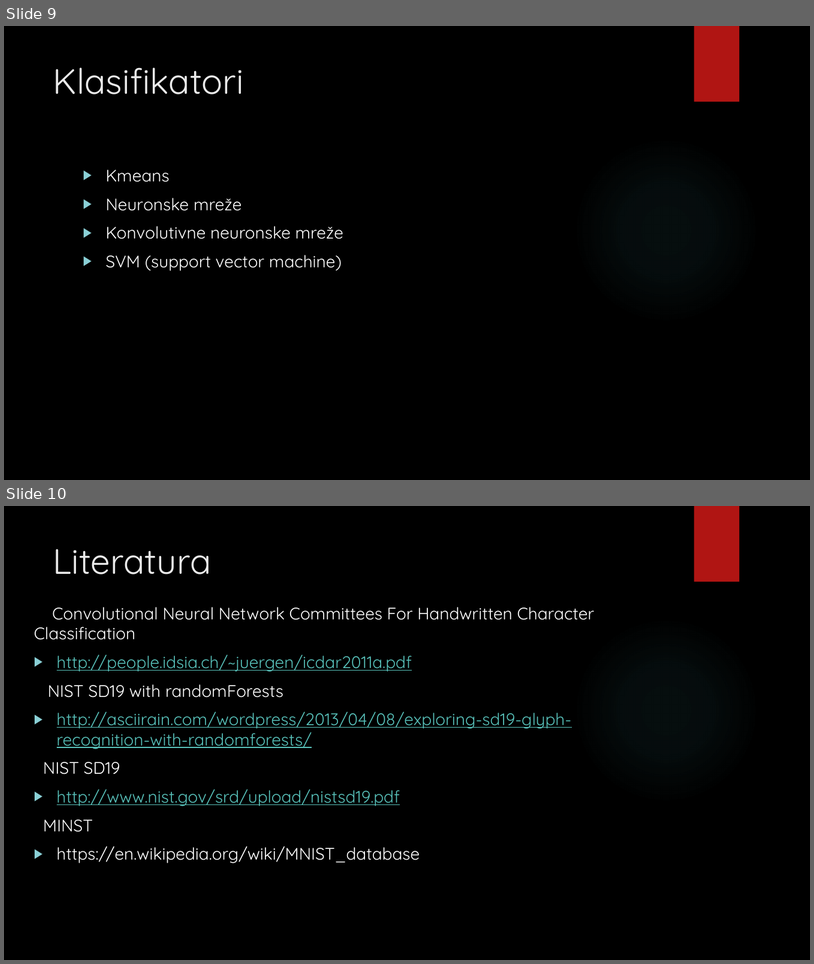
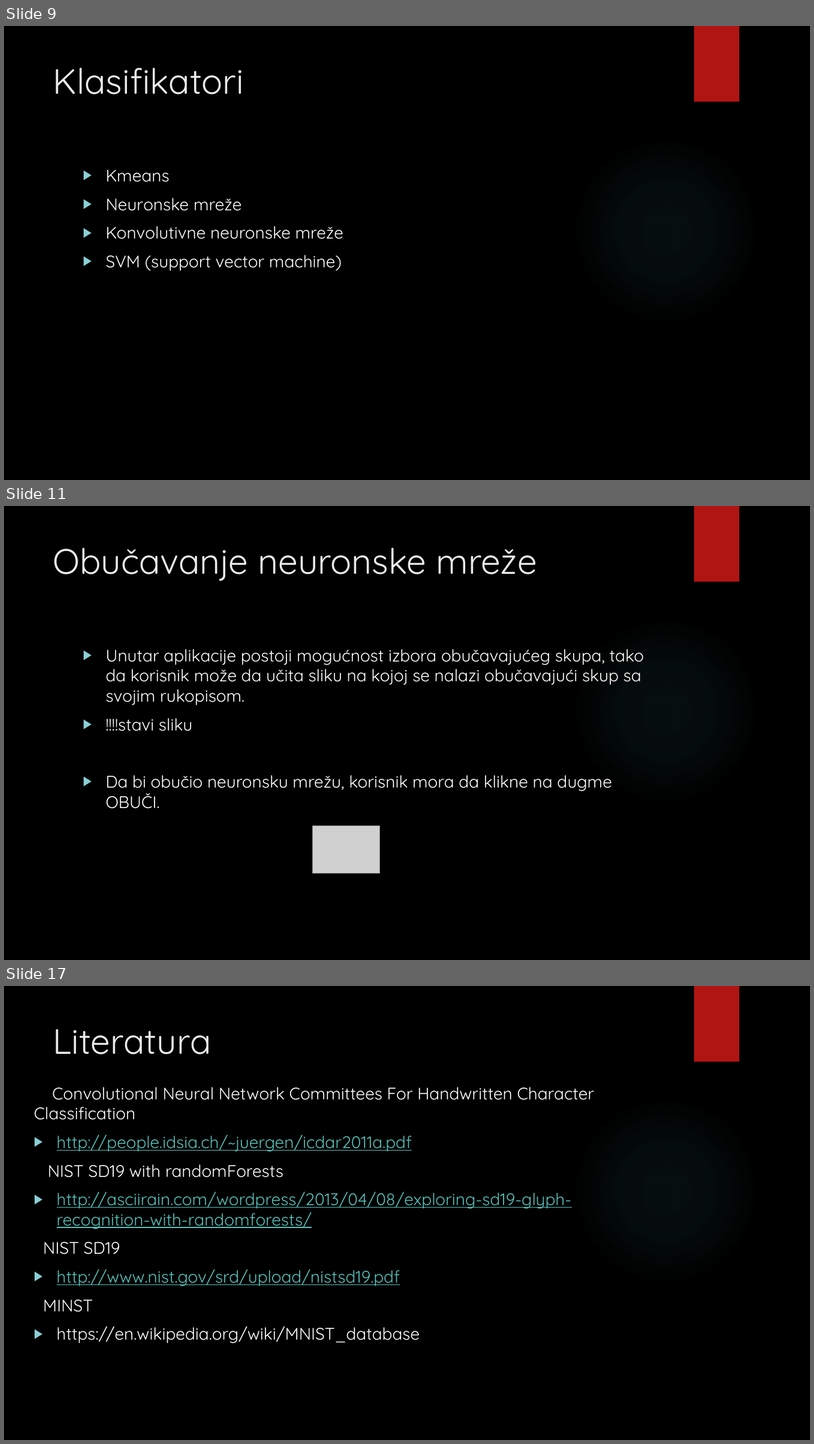
Before and after one commit to davor193/Photo-Calculator, a slide deck: photo_calculator.pptx. Shown one above the other, each under a label of ours: slides 9 and 10 before the commit, slides 9, 11 and 17 after it; the slides between them are not shown. The pictures are 814x964 and 814x1444 pixels, drawn with LibreOffice and Linux fonts; fonts in the diff are those of the drawing; grey boxes stand for pictures; background and template pictures are left out. Boxes give left, top, right and bottom in pixels: in the first picture for what was removed or moved away, otherwise in the second. Text is boxed around its words. In the diff, an @@ line names an element or a change of style, - is before the commit and + after.

```diff
--- a/photo_calculator.pptx
+++ b/photo_calculator.pptx
@@ slide 11 added at (4, 506, 810, 960), background picture (left out); not listed: 2 template elements that a slide beside it also shows @@
@@ title added at (53, 547, 537, 581), 42 pt, text #EBEBEB @@
+Obučavanje neuronske mreže
@@ text added at (106, 649, 644, 808), 20 pt, text #FFFFFF @@
+▶ Unutar aplikacije postoji mogućnost izbora obučavajućeg skupa, tako da korisnik može da učita sliku na kojoj se nalazi obučavajući skup sa svojim rukopisom.
+▶ !!!!stavi sliku
+▶ Da bi obučio neuronsku mrežu, korisnik mora da klikne na dugme OBUČI.
@@ picture added at (312, 825, 380, 873) @@
@@ what was slide 10 is now slide 17 @@
```
Also in this commit, not shown: 6 other slides added.
